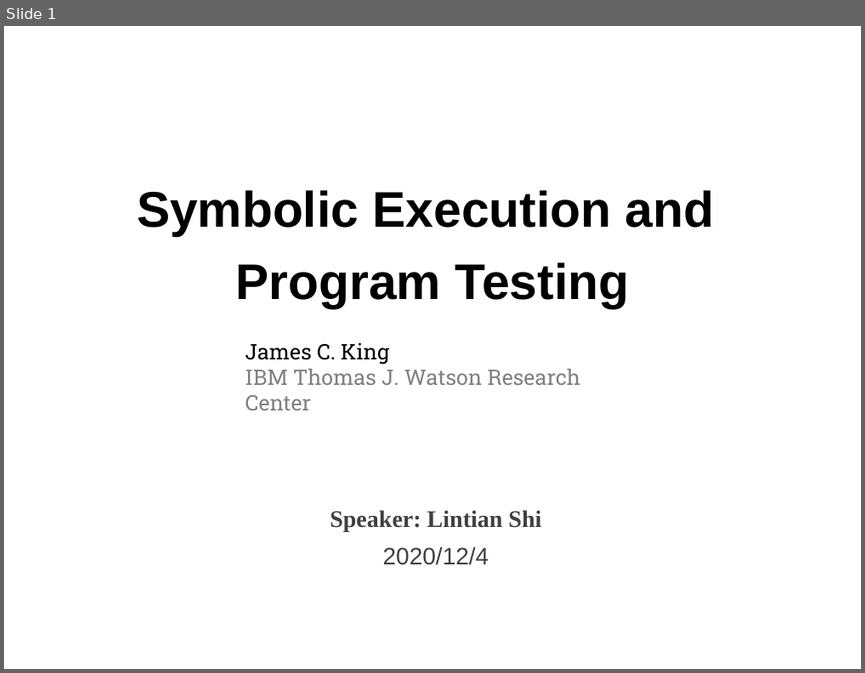
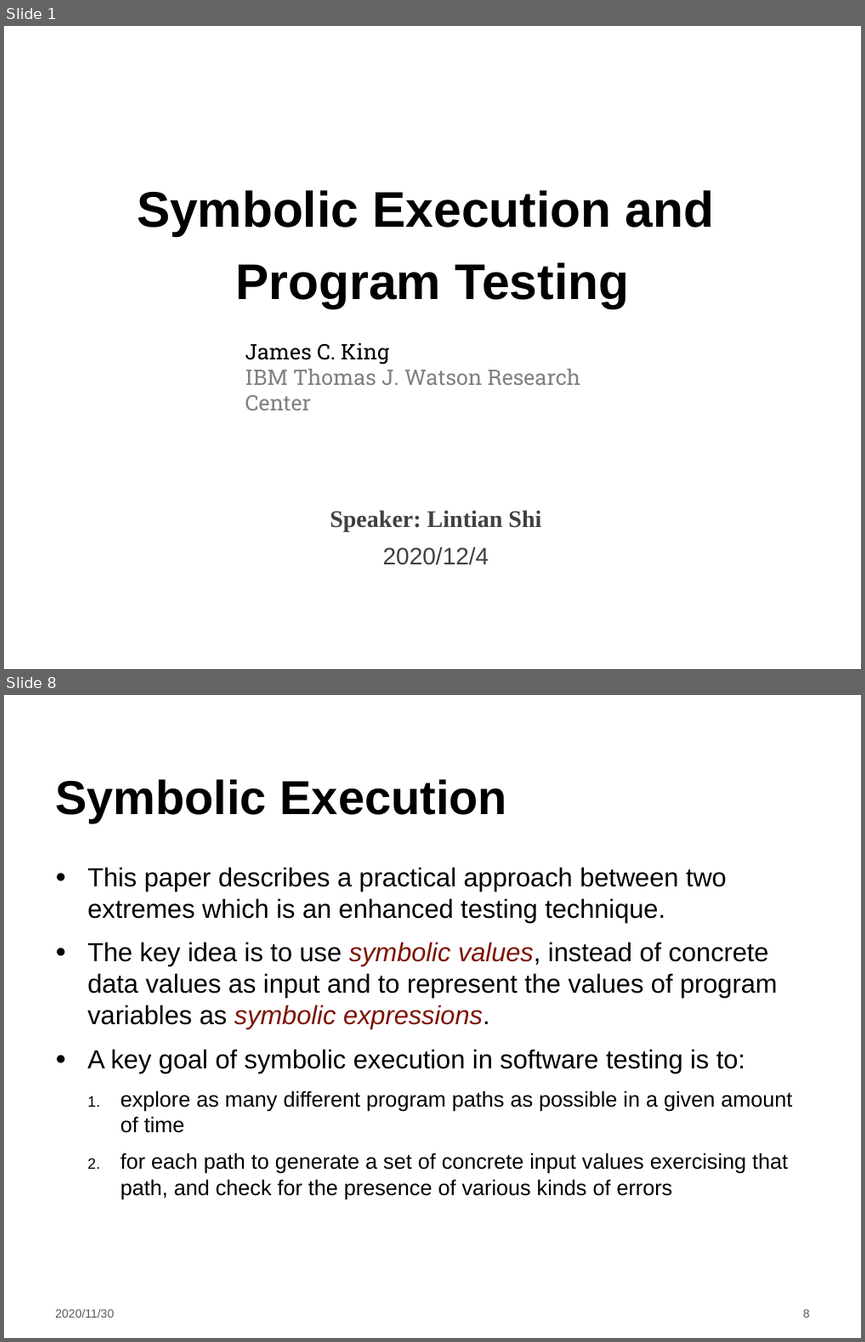
Before and after one commit to LintianShi/Research-Proposal, a slide deck: Symbolic_execution.pptx. Shown one above the other, each under a label of ours: slide 1 before the commit, slides 1 and 8 after it; the slides between them are not shown. The pictures are 865x673 and 865x1342 pixels, drawn with LibreOffice and Linux fonts; fonts in the diff are those of the drawing; background and template pictures are left out. Boxes give left, top, right and bottom in pixels: in the first picture for what was removed or moved away, otherwise in the second. Text is boxed around its words. In the diff, an @@ line names an element or a change of style, - is before the commit and + after.

Commit message:
symbolic execution

```diff
--- a/Symbolic_execution.pptx
+++ b/Symbolic_execution.pptx
@@ slide 8 added at [4, 695, 861, 1338], background #FFFFFF @@
@@ title added at [55, 779, 507, 822], 40 pt, text #000000, bold @@
+Symbolic Execution
@@ text added at [87, 867, 792, 1199], 22 pt, text #000000 @@
+● This paper describes a practical approach between two extremes which is an enhanced testing technique.
+● The key idea is to use symbolic values, instead of concrete data values as input and to represent the values of program variables as symbolic expressions.
+● A key goal of symbolic execution in software testing is to:
+  1. explore as many different program paths as possible in a given amount of time
+  2. for each path to generate a set of concrete input values exercising that path, and check for the presence of various kinds of errors
@@ text added at [55, 1309, 114, 1317], 10 pt, text #595959 @@
+2020/11/30
@@ page number added at [803, 1309, 810, 1317], 10 pt, text #595959 @@
+8
```
Also in this commit, not shown: 12 slides changed, 4 other slides added, 4 slides removed.
